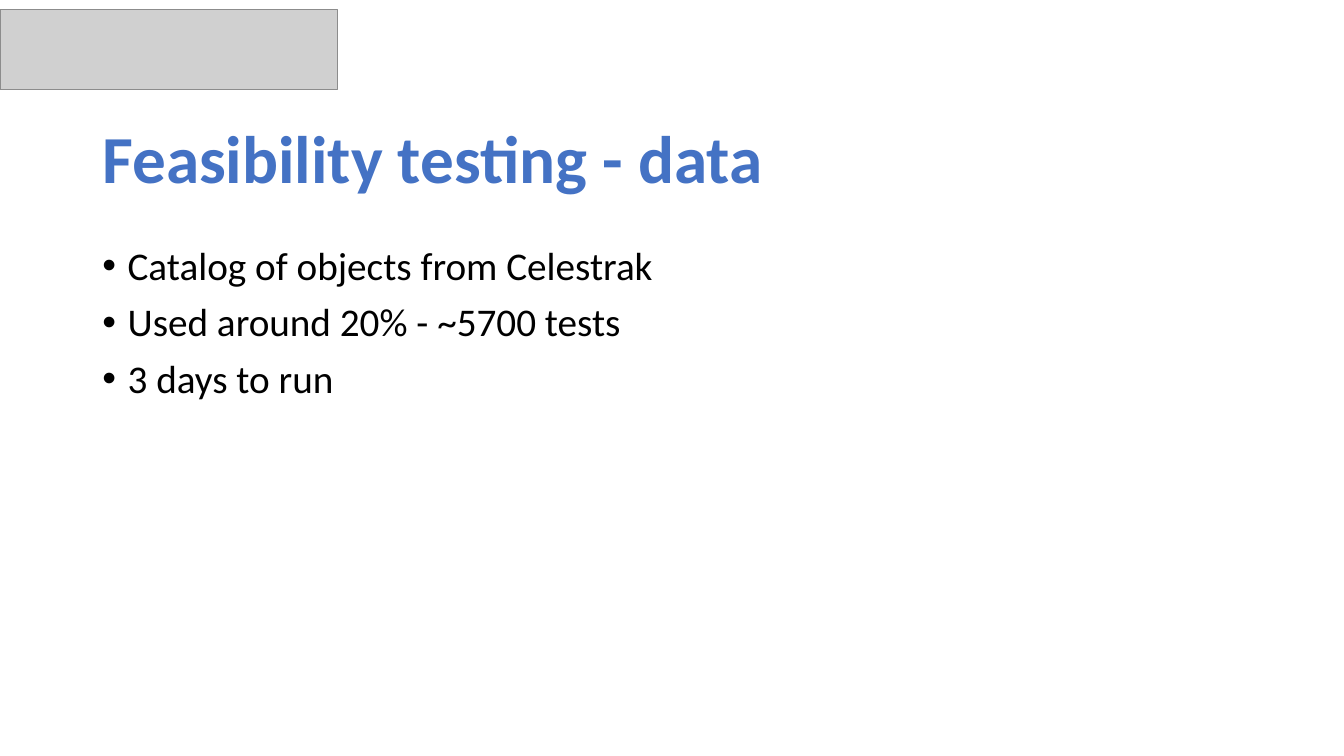
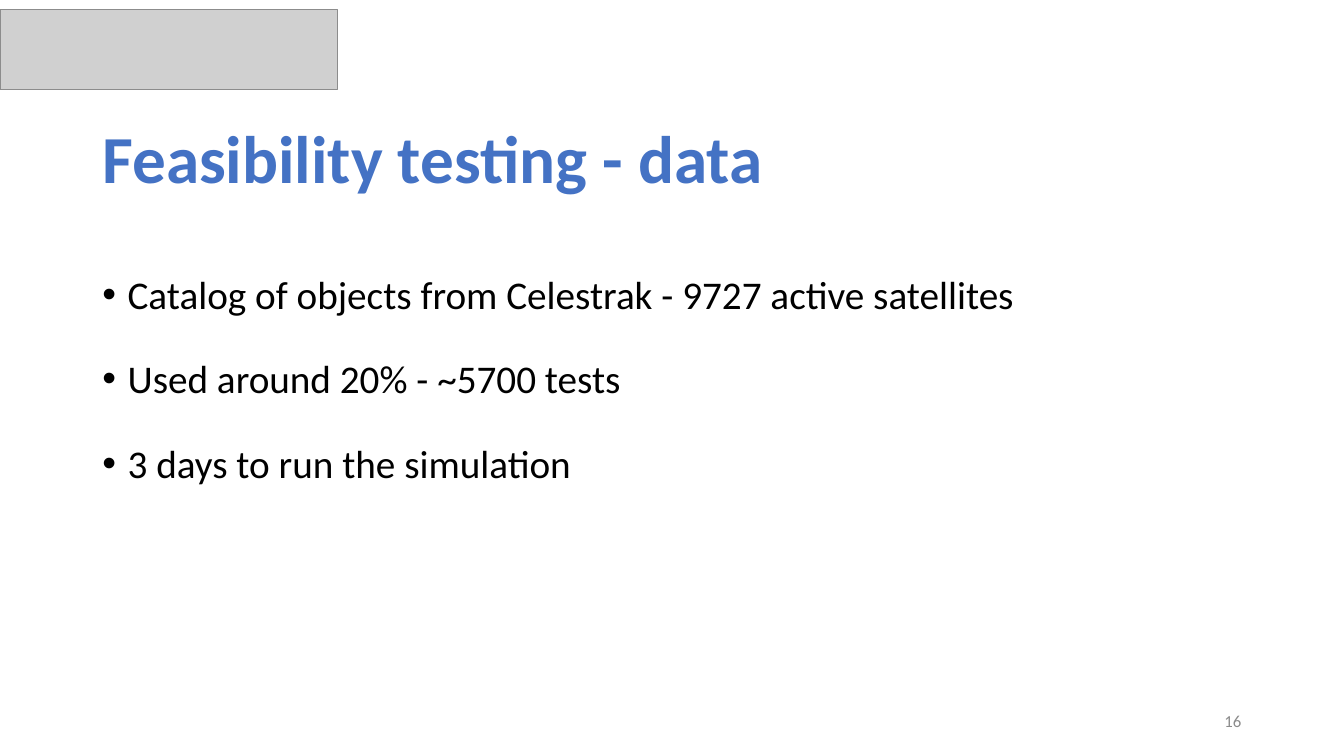
Before and after one commit to ommersh/Final-Project, a slide deck: slide 16 of Capstone Project Phase B–23-2-D-17.pptx (slide 15 before the commit). Drawn at 1344x756 pixels with LibreOffice and Linux fonts; fonts in the diff are those of the drawing; grey boxes stand for pictures. Boxes give left, top, right and bottom in pixels: in the first picture for what was removed or moved away, otherwise in the second. Text is boxed around its words. In the diff, an @@ line names an element or a change of style, - is before the commit and + after.

```diff
--- a/Capstone Project Phase B–23-2-D-17.pptx
+++ b/Capstone Project Phase B–23-2-D-17.pptx
@@ text at bbox=[128, 281, 1013, 316]: text changed @@
-• Catalog of objects from Celestrak
+• Catalog of objects from Celestrak - 9727 active satellites
@@ text at bbox=[128, 365, 621, 394]: line spacing 0.9 to 1.5 @@
@@ text at bbox=[128, 450, 571, 485]: text changed @@
-• 3 days to run
+• 3 days to run the simulation
@@ page number added at bbox=[1224, 716, 1241, 727], 12 pt, text #8C8C8C @@
+16
```
Also in this commit, not shown: 18 other slides changed, 8 slides added, 2 slides removed, 2 other files.
